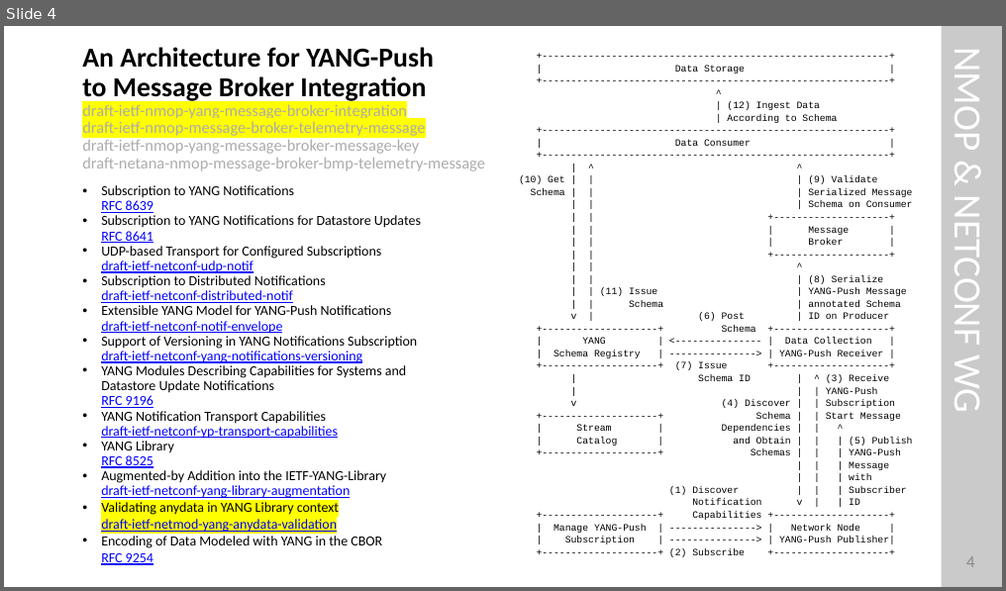
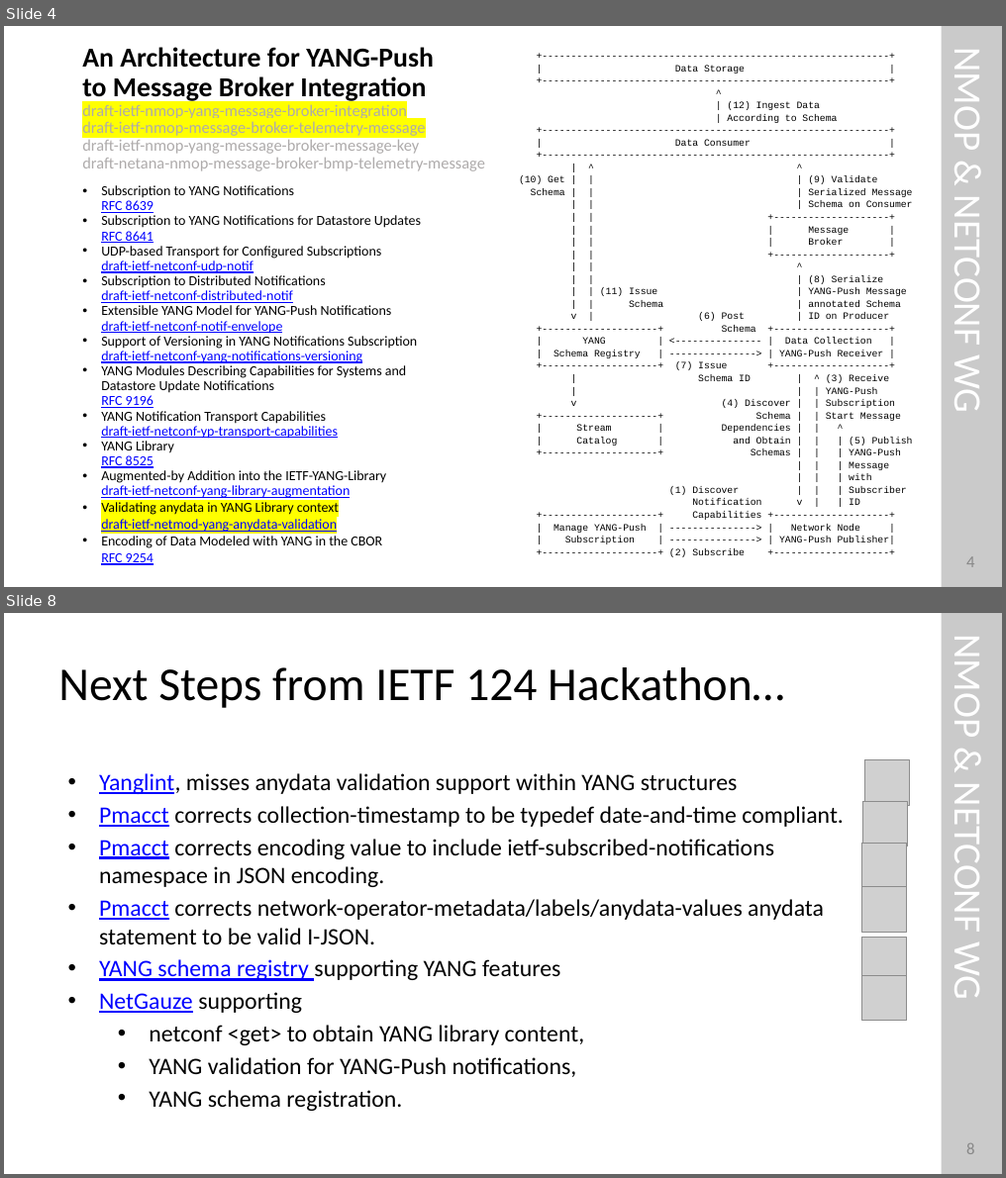
Before and after one commit to network-analytics/ietf-network-analytics-document-status, a slide deck: 125/Hackathon/ietf-125-hackathon-validate-e2e-yp-message-broker.pptx. Shown one above the other, each under a label of ours: slide 4 before the commit, slides 4 and 8 after it; the slides between them are not shown. The pictures are 1006x591 and 1006x1178 pixels, drawn with LibreOffice and Linux fonts; fonts in the diff are those of the drawing; grey boxes stand for pictures. Boxes give left, top, right and bottom in pixels: in the first picture for what was removed or moved away, otherwise in the second. Text is boxed around its words. In the diff, an @@ line names an element or a change of style, - is before the commit and + after.

```diff
--- a/125/Hackathon/ietf-125-hackathon-validate-e2e-yp-message-broker.pptx
+++ b/125/Hackathon/ietf-125-hackathon-validate-e2e-yp-message-broker.pptx
@@ slide 8 added at [4, 613, 1002, 1174], background #FFFFFF @@
@@ rectangle added at [942, 613, 1002, 1173], fill #CACACA @@
@@ title added at [58, 667, 784, 708], 34 pt, text #000000 @@
+Next Steps from IETF 124 Hackathon…
@@ text added at [944, 645, 992, 997], 28 pt, text #FFFFFF @@
+NMOP & NETCONF WG
@@ picture added at [865, 761, 910, 806] @@
@@ text added at [99, 773, 844, 1111], 17 pt, text #000000 @@
+• Yanglint, misses anydata validation support within YANG structures
+• Pmacct corrects collection-timestamp to be typedef date-and-time compliant.
+• Pmacct corrects encoding value to include ietf-subscribed-notifications namespace in JSON encoding.
+• Pmacct corrects network-operator-metadata/labels/anydata-values anydata statement to be valid I-JSON.
+• YANG schema registry supporting YANG features
+• NetGauze supporting
+  • netconf <get> to obtain YANG library content,
+  • YANG validation for YANG-Push notifications,
+  • YANG schema registration.
@@ picture added at [863, 802, 908, 847] @@
@@ picture added at [862, 844, 907, 888] @@
@@ picture added at [862, 887, 907, 933] @@
@@ picture added at [862, 938, 907, 982] @@
@@ picture added at [862, 976, 907, 1021] @@
@@ page number added at [966, 1144, 974, 1155], 12 pt, text #888888 @@
+8
```
Also in this commit, not shown: 4 slides changed, 1 other slide added, 1 other file.
